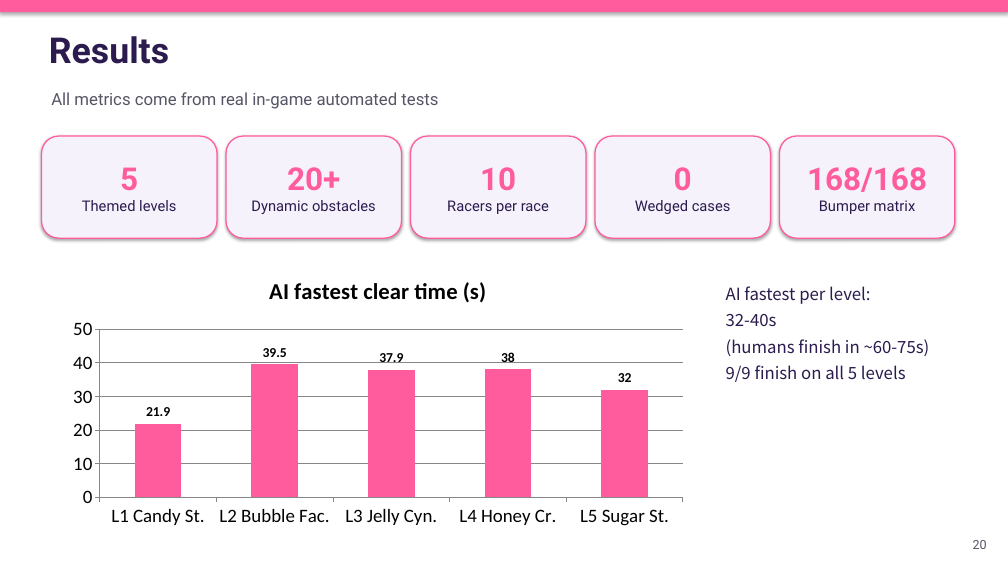
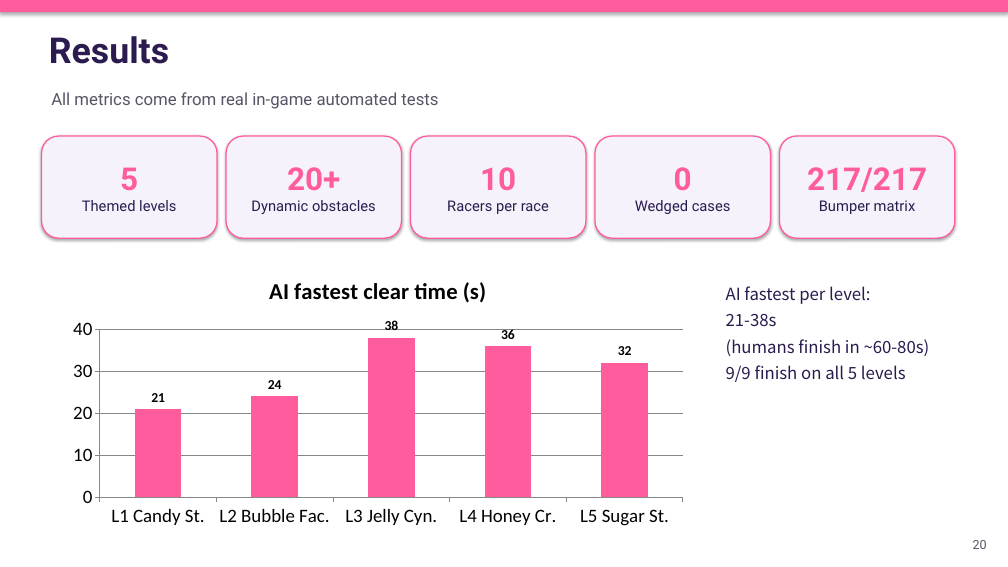
Before and after one commit to chengkaho98-svg/Mini3Dgame, a slide deck: slide 20 of AI_Game_Development_Playbook_EN.pptx. Drawn at 1008x567 pixels with LibreOffice and Linux fonts; fonts in the diff are those of the drawing. Boxes give left, top, right and bottom in pixels: in the first picture for what was removed or moved away, otherwise in the second. Text is boxed around its words. In the diff, an @@ line names an element or a change of style, - is before the commit and + after.

```diff
--- a/AI_Game_Development_Playbook_EN.pptx
+++ b/AI_Game_Development_Playbook_EN.pptx
@@ text in rounded rectangle at [807,167,927,192]: text changed @@
-168/168
+217/217
@@ column chart at [60,261,696,533] @@
-AI fastest clear time (s): 21.9, 39.5, 37.9, 38, 32
+AI fastest clear time (s): 21, 24, 38, 36, 32
@@ text at [726,314,930,356]: text changed @@
-32-40s
-(humans finish in ~60-75s)
+21-38s
+(humans finish in ~60-80s)
```
Also in this commit, not shown: 14 other slides changed, 18 other files.
